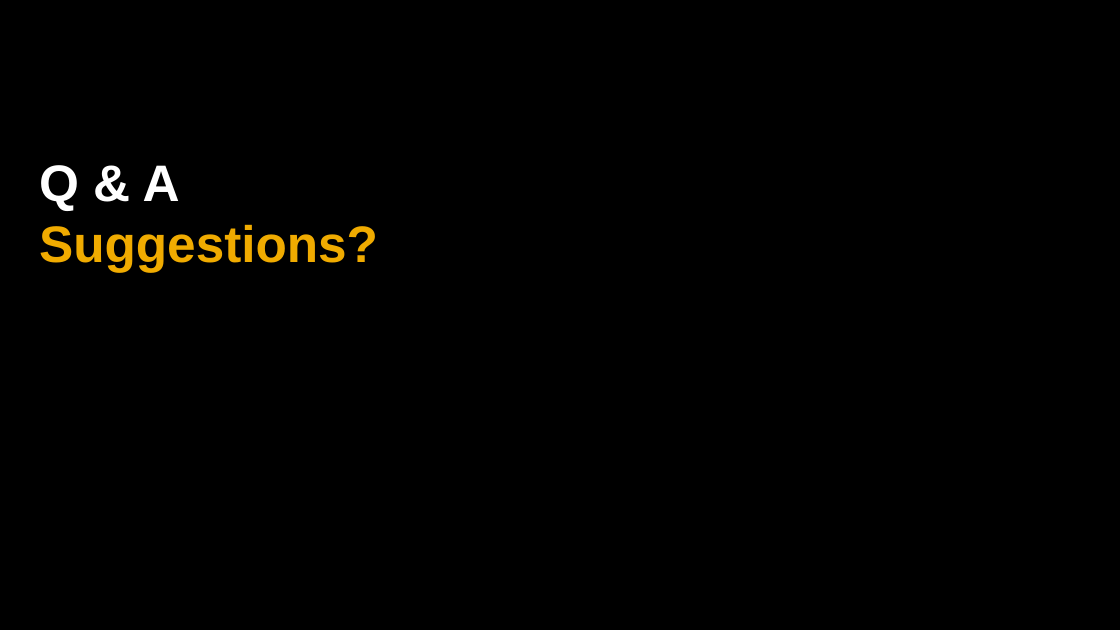
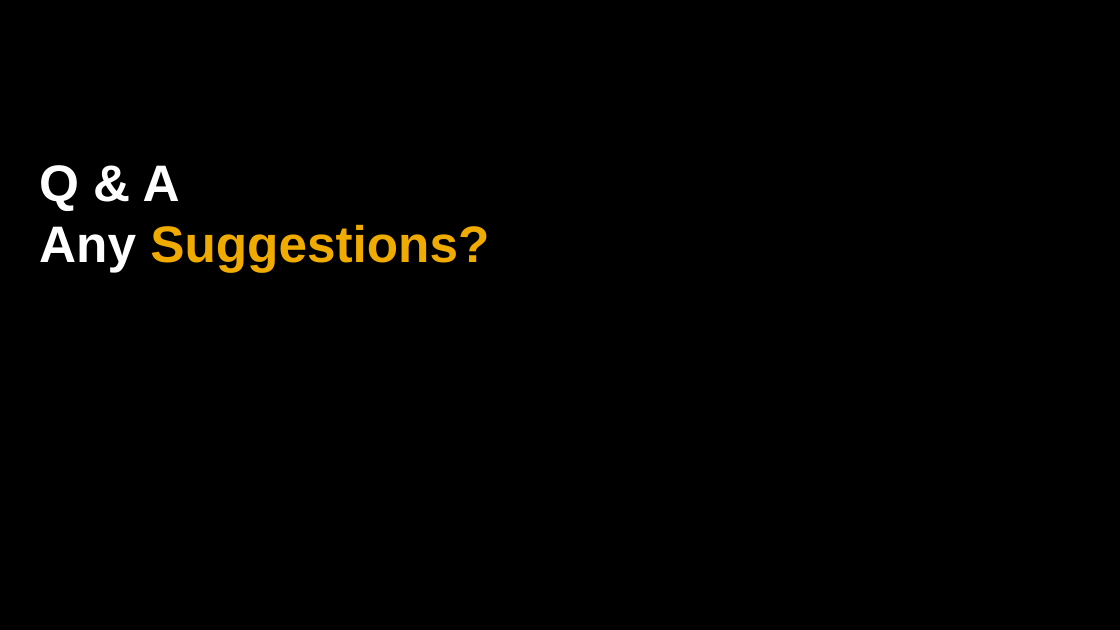
Before and after one commit to Ahaan17Saroch/Queue-Manager-Cloud-Dispatcher, a slide deck: slide 27 of SAP_2017_16x9_black_and_white.pptx (slide 26 before the commit). Drawn at 1120x630 pixels with LibreOffice and Linux fonts; fonts in the diff are those of the drawing. Boxes give left, top, right and bottom in pixels: in the first picture for what was removed or moved away, otherwise in the second. Text is boxed around its words. In the diff, an @@ line names an element or a change of style, - is before the commit and + after.

```diff
--- a/SAP_2017_16x9_black_and_white.pptx
+++ b/SAP_2017_16x9_black_and_white.pptx
@@ title at (39, 165, 489, 272): text changed @@
-Q & A
-Suggestions?
+Q & A
+Any Suggestions?
```
Also in this commit, not shown: 4 other slides changed, 1 slide added, 2 other files.
